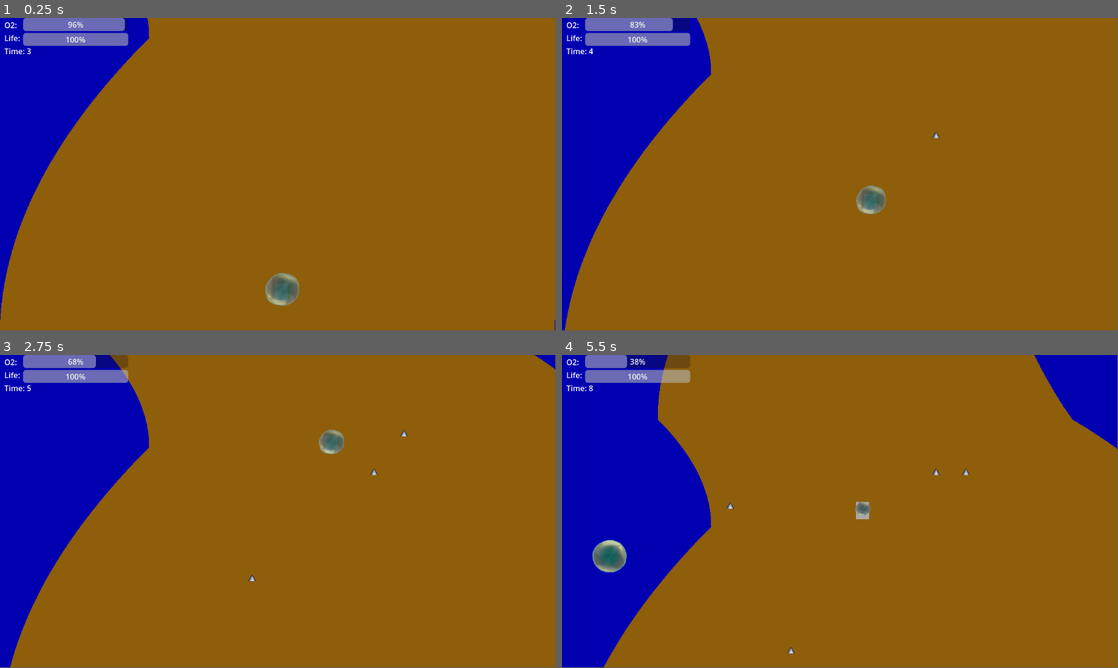
Above: before the commit, frames 1-4 (two rows, left to right).
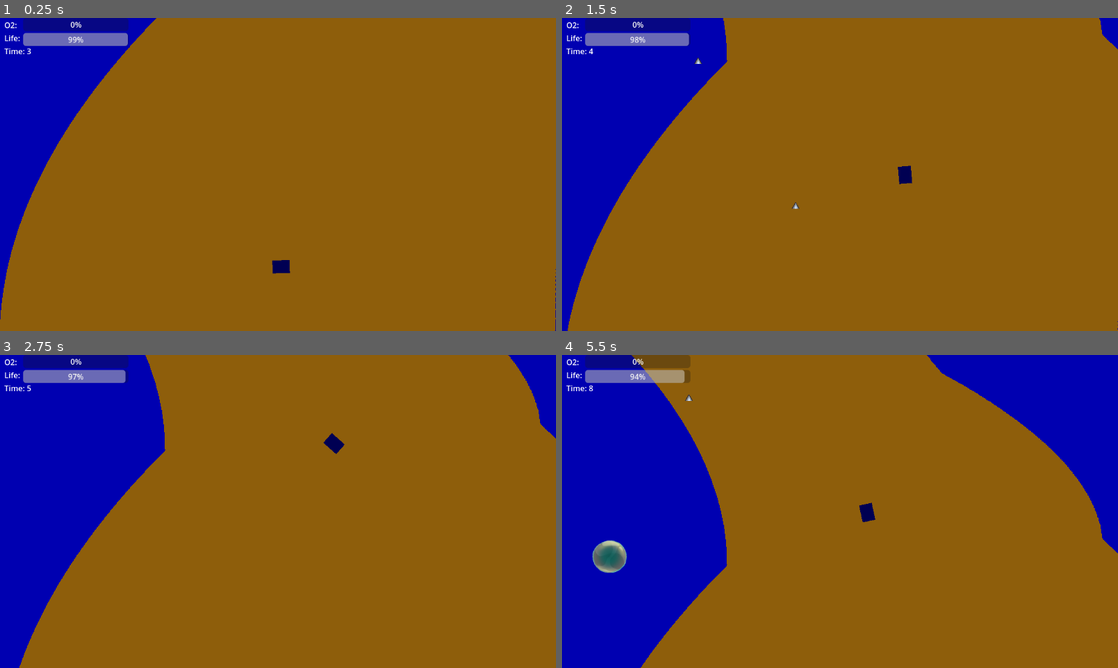
Above: after the commit, the same moments.

Repository: KnGod667/GGJ2025
Game: Godot game, scene res://scenes/main scene.tscn
Two runs of this game, one before a commit and one after it. Both use one fixed random seed, a clock stepped at 60 frames per second and the inputs below.
Inputs (mouse positions are in pixels of both pictures, inside the frame that each line leads up to):
- Up to frame 1 (0.25 s): no input
- Up to frame 2 (1.5 s): move the mouse to (962, 158) at 0.52 s; move the mouse to (728, 190) at 1.27 s
- Up to frame 3 (2.75 s): move the mouse to (333, 442) at 2.02 s
- Up to frame 4 (5.5 s): move the mouse to (812, 574) at 2.77 s; move the mouse to (1006, 558) at 3.52 s; move the mouse to (673, 464) at 4.27 s; move the mouse to (867, 511) at 5.02 s
In our replay, the window is 799x449 before the commit and 800x450 after it. These sizes can differ from the game's own. Grey fills any space a smaller window leaves; there, only what the larger window draws over its background counts as a difference.

The runs differ from the first frame. In frame 1, 2.2% of the frame differs, in the area x 0-100%, y 0-100%; in frame 2, 2.9%; in frame 3, 5.2%; in frame 4, 12%.
Error before the commit: Invalid operands 'float' and 'Vector2' in operator '+'. (res://scripts/mobs/enemy_1.gd:16)

Commit message:
solved problems con obstacles y las piedras van piola

Diff:
--- a/project.godot
+++ b/project.godot
@@ -21,6 +21,10 @@
 TerrainAdapter="*res://scripts/terrain_adapter.gd"
 GlobalVariables="*res://scripts/global_variables.gd"
 
+[display]
+
+window/stretch/mode="viewport"
+
 [dotnet]
 
 project/assembly_name="Ggj 2025"
--- a/scenes/main scene.tscn
+++ b/scenes/main scene.tscn
@@ -16,7 +16,6 @@
 position = Vector2(584, 577)
 
 [node name="Obstacles" type="Node2D" parent="TerrainGenerator"]
-position = Vector2(579, 642)
 script = ExtResource("3_lmpng")
 
 [node name="Enemies_fish" type="Node2D" parent="TerrainGenerator"]
@@ -24,7 +23,6 @@
 time_spawn = 2.0
 
 [node name="Rocks" type="Node2D" parent="TerrainGenerator"]
-position = Vector2(576, 644)
 script = ExtResource("5_vjyml")
 
 [node name="UI" parent="." instance=ExtResource("2_p63ek")]
--- a/scripts/mobs/enemy_1.gd
+++ b/scripts/mobs/enemy_1.gd
@@ -11,9 +11,9 @@
 
 func _process(delta: float) -> void:
 	if position.y <= 650:
-		if TerrainAdapter.check_area_collision(position, 5):
-			direction = -TerrainAdapter.get_collision_vector(position, 5)
-			position.x += (delta*speed)*direction
+		if TerrainAdapter.check_area_collision(global_position, 5):
+			direction = -TerrainAdapter.get_collision_vector(global_position, 5)
+			position += (delta*speed)*direction
 		position.y += delta * speed
 	else:
 		queue_free()
--- a/scripts/obstacles.gd
+++ b/scripts/obstacles.gd
@@ -6,11 +6,14 @@
 var f : Node2D
 var geyIns : Node2D
 var en_mapa : bool = false
-var pos = global_position + Vector2(0, -800)
-var pos2 =global_position + Vector2(0, -790)
-
+var pos
+var pos2
+var res
 #Crea un timer para hacer el escaneo cada x tiempo
 func _ready() -> void:
+	res = get_viewport().size.x/2
+	pos = global_position + Vector2(res, -200)
+	pos2 = global_position + Vector2(res, -190)
 	add_child(timer1)
 	timer1.timeout.connect(_timer_timeout)
 	timer1.start(5)
@@ -28,12 +31,15 @@
 #Escanea en la dir dicha, genera lo que quieras en esa posicion en que detecto colision y reinicia la pos para la sig generacion
 func scan(move):
 	while !TerrainAdapter.is_coliding(pos) and pos.x<TerrainAdapter.image.get_width() and pos.x>=0:
-
 		pos += Vector2(move, 0)
+	while !TerrainAdapter.is_coliding(pos2) and pos2.x<TerrainAdapter.image.get_width() and pos2.x>=0:
 		pos2 += Vector2(move, 0)
 	var pendiente = pendiente(pos, pos2)
-	generateObj(pos, pendiente)
-	pos = global_position + Vector2(0, -800)
+	print(pendiente)
+	var angle = atan(pendiente)+PI
+	generateObj(pos, angle)
+	pos = global_position + Vector2(res, -200)
+	pos2 = global_position + Vector2(res, -190)
 
 #Esto esta chapucero pero add el objeto al nodo y lo posiciona donde encontro la colision
 func generateObj(posGen, pendiente):
--- a/scripts/rocks.gd
+++ b/scripts/rocks.gd
@@ -13,10 +13,9 @@
 
 
 func _r_timer_timeout():
-	rnd =  randi_range(-300, 300)
-	pos = Vector2(rnd, -620)
-	if !TerrainAdapter.is_coliding(pos):
+	rnd =  randi_range(0,get_viewport().size.x)
+	pos = Vector2(rnd, -200)
+	if !TerrainAdapter.check_area_collision(pos, 5):
 		rockIns = rock.instantiate()
 		rockIns.position = pos
 		add_child(rockIns)
-		r = get_child(get_child_count()-1)
